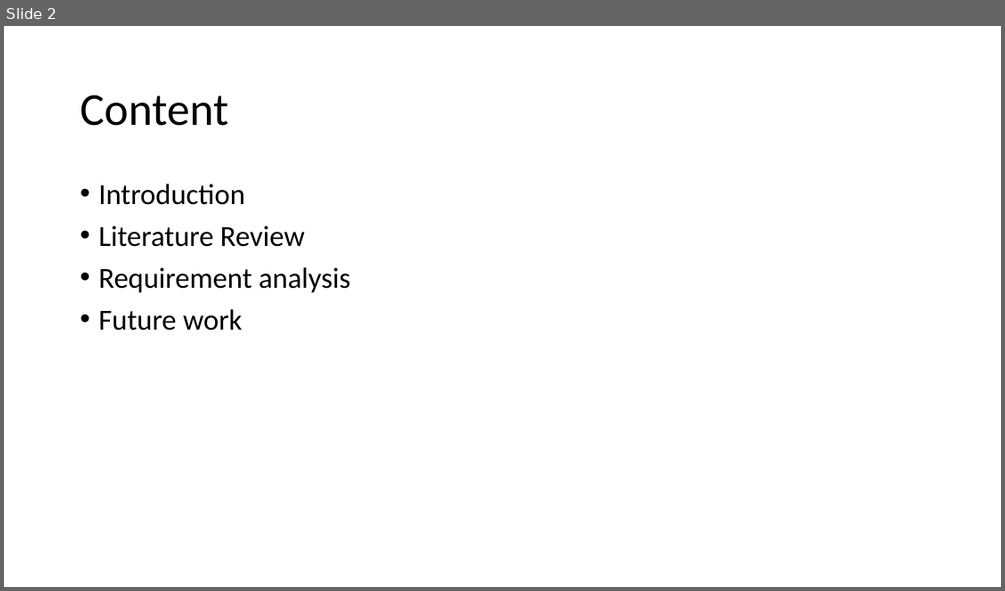
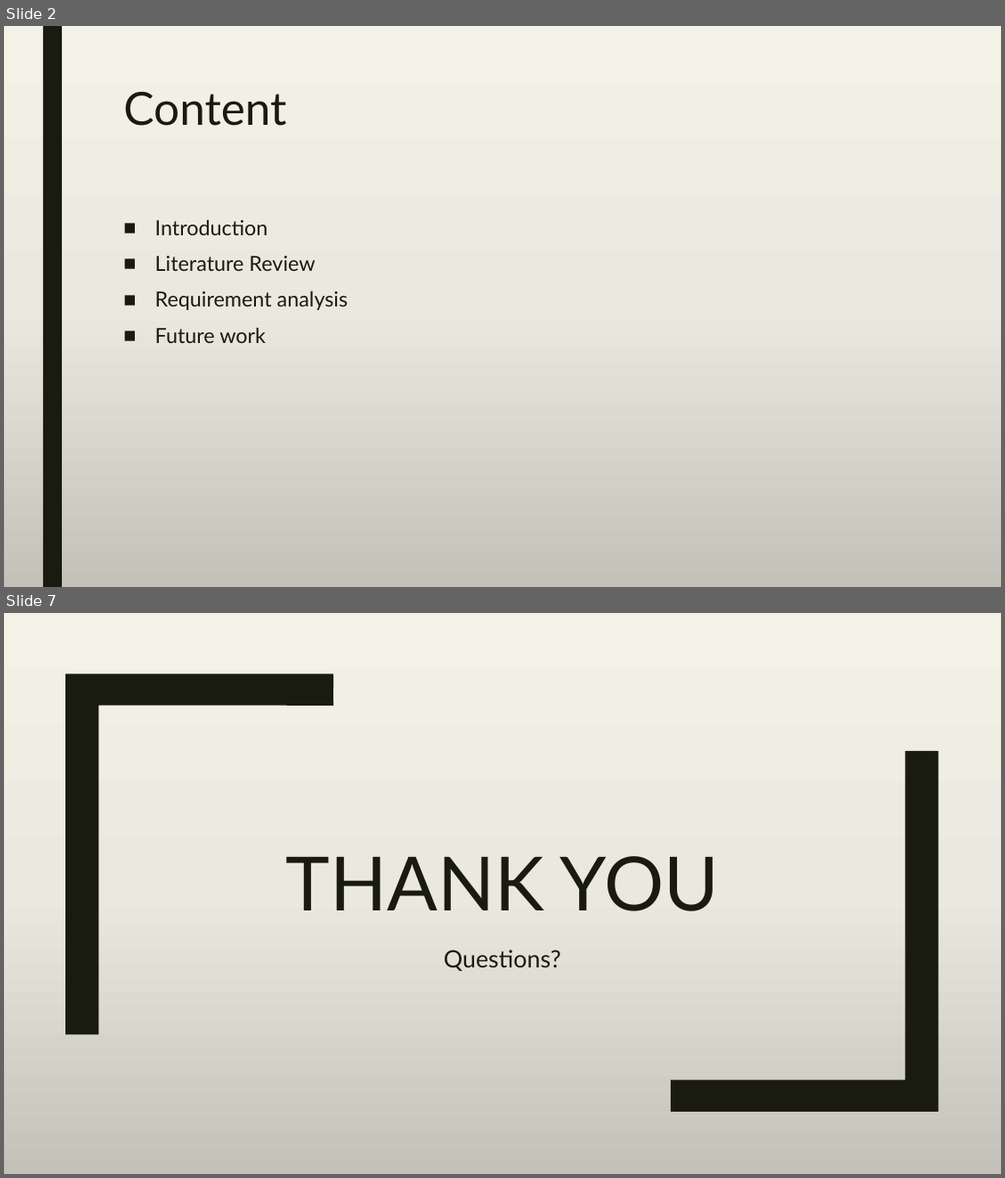
Before and after one commit to A-3li/Capstone, a slide deck: Capstone.pptx. Shown one above the other, each under a label of ours: slide 2 before the commit, slides 2 and 7 after it; the slides between them are not shown. The pictures are 1005x591 and 1005x1178 pixels, drawn with LibreOffice and Linux fonts; fonts in the diff are those of the drawing. Boxes give left, top, right and bottom in pixels: in the first picture for what was removed or moved away, otherwise in the second. Text is boxed around its words. In the diff, an @@ line names an element or a change of style, - is before the commit and + after.

```diff
--- a/Capstone.pptx
+++ b/Capstone.pptx
@@ slide 7 added at <box>4,613,1001,1174</box>, background gradient #F4F2E7 to #EBEAE0 to #C4C3B9 @@
@@ freeform shape added at <box>65,674,333,1034</box>, fill #191B0E @@
@@ freeform shape added at <box>671,751,938,1111</box>, fill #191B0E @@
@@ title added at <box>286,856,719,911</box>, 72 pt, text #191B0E @@
+THANK YOU
@@ subtitle added at <box>444,949,561,971</box>, 23 pt, text #191B0E @@
+Questions?
@@ slide 2 changed as well @@
@@ background #FFFFFF to gradient #F4F2E7 to #EBEAE0 to #C4C3B9 @@
@@ rectangle added at <box>43,26,62,587</box>, fill #191B0E @@
@@ title "Content": place and size @@
-title "Content" at <box>80,95,228,126</box>
+title "Content" at <box>123,92,286,126</box>
@@ title "Content" at <box>123,92,286,126</box>: font Calibri to Lato, text colour #000000 to #191B0E; line spacing 0.9 to 0.89; vertical alignment middle to top @@
@@ text "Introduction": place and size @@
-text "Introduction" at <box>98,184,350,330</box>
+text "Introduction" at <box>155,220,348,343</box>
@@ text "Introduction" at <box>155,220,348,343</box>: size 28 to 20 pt, font Calibri to Lato, text colour #000000 to #191B0E; bullet • to ■; line spacing 0.9 to 0.94; more space between paragraphs @@
```
Also in this commit, not shown: 1 other slide changed, 4 other slides added.
